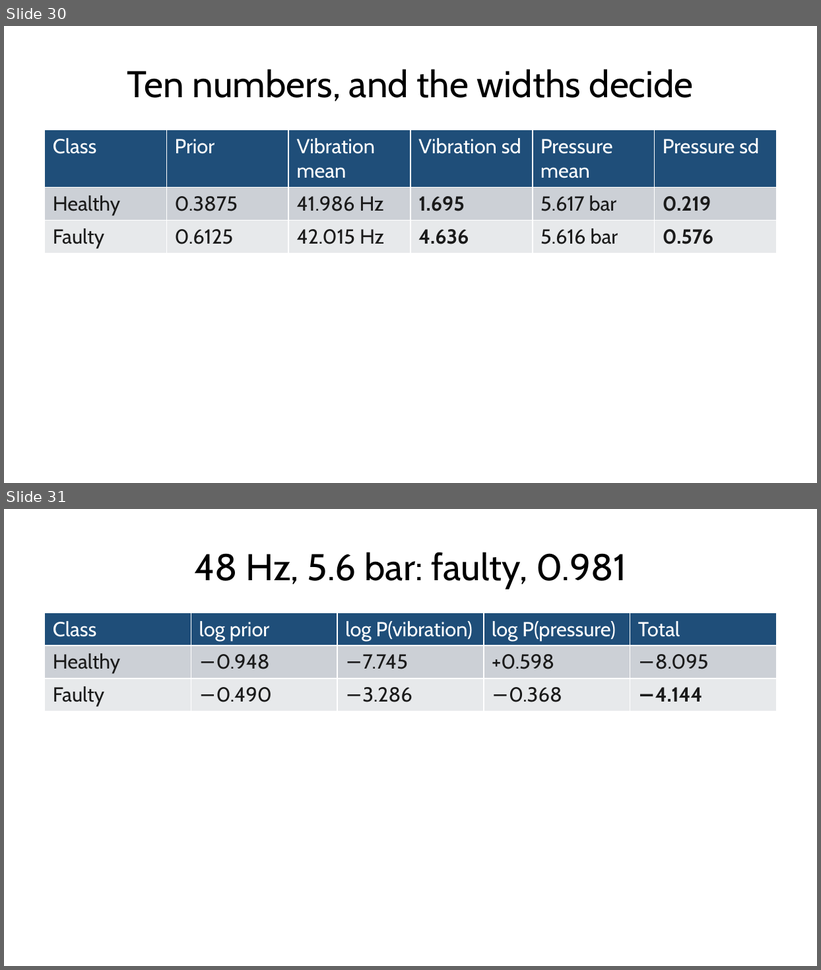
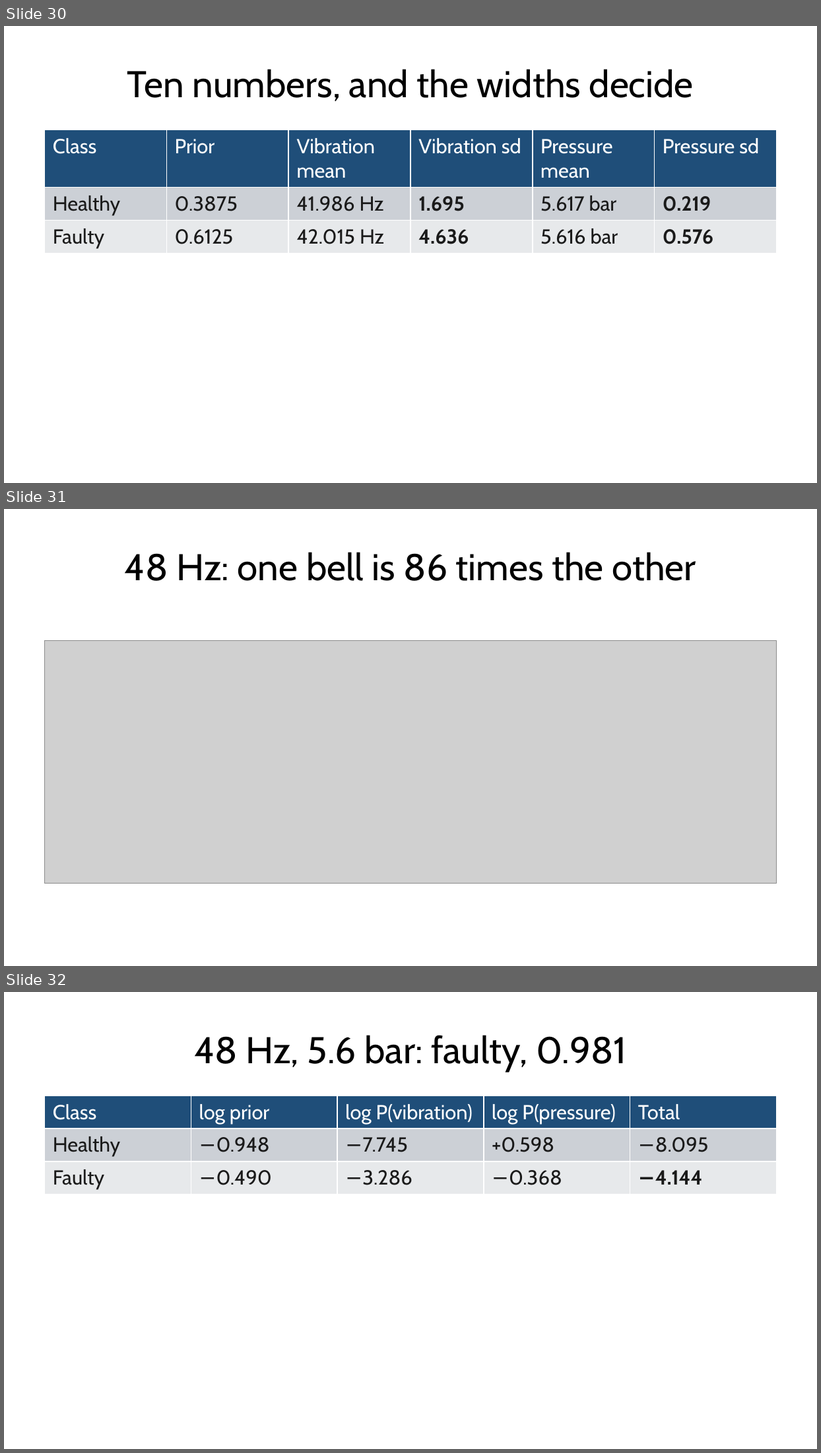
Before and after one commit to fabioantonini/technologies-for-artificial-intelligence, a slide deck: Lessons/06_knn_naive_bayes_svm/Slides/knn_naive_bayes_svm_slides.pptx. Shown one above the other, each under a label of ours: slides 30 and 31 before the commit, slides 30, 31 and 32 after it. The pictures are 821x970 and 821x1453 pixels, drawn with LibreOffice and Linux fonts; fonts in the diff are those of the drawing; grey boxes stand for pictures; background and template pictures are left out. Boxes give left, top, right and bottom in pixels: in the first picture for what was removed or moved away, otherwise in the second. Text is boxed around its words. In the diff, an @@ line names an element or a change of style, - is before the commit and + after.

```diff
--- a/Lessons/06_knn_naive_bayes_svm/Slides/knn_naive_bayes_svm_slides.pptx
+++ b/Lessons/06_knn_naive_bayes_svm/Slides/knn_naive_bayes_svm_slides.pptx
@@ slide 31 added at box(4, 509, 817, 966), background #FFFFFF @@
@@ title added at box(125, 552, 696, 581), 33 pt, text #1A1A1A @@
+48 Hz: one bell is 86 times the other
@@ picture added at box(45, 641, 776, 884) @@
@@ what was slide 31 is now slide 32 @@
```
Also in this commit, not shown: 7 other files.
